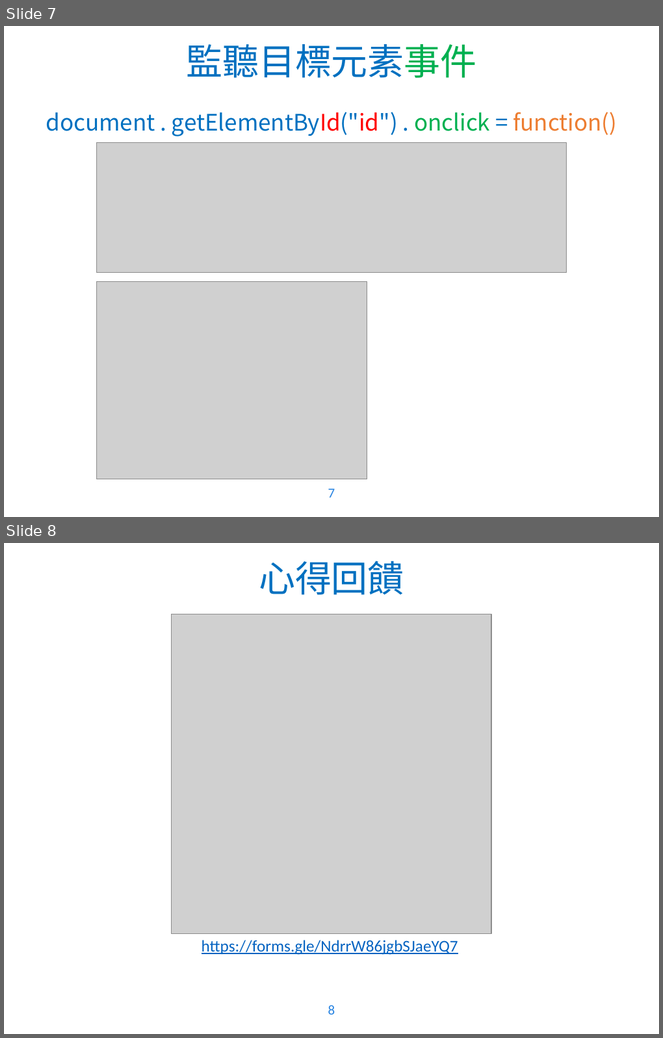
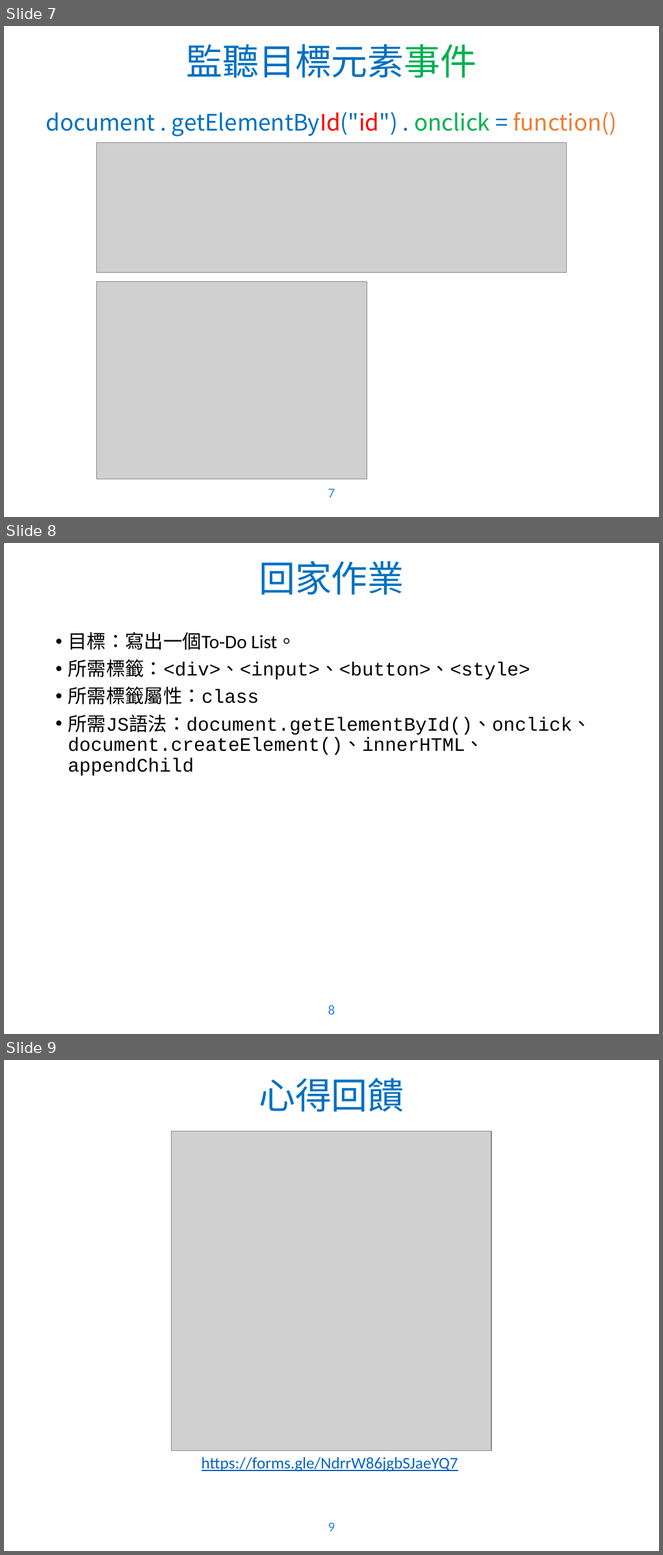
Before and after one commit to WaRTanKE7/WebClubData, a slide deck: 教學簡報/JavaScript - 2.pptx. Shown one above the other, each under a label of ours: slides 7 and 8 before the commit, slides 7, 8 and 9 after it. The pictures are 663x1038 and 663x1555 pixels, drawn with LibreOffice and Linux fonts; fonts in the diff are those of the drawing; grey boxes stand for pictures; background and template pictures are left out. Boxes give left, top, right and bottom in pixels: in the first picture for what was removed or moved away, otherwise in the second. Text is boxed around its words. In the diff, an @@ line names an element or a change of style, - is before the commit and + after.

Commit message:
ppt update

```diff
--- a/教學簡報/JavaScript - 2.pptx
+++ b/教學簡報/JavaScript - 2.pptx
@@ slide 8 added at [4,543,659,1034], background picture (left out); not listed: 1 template element that a slide beside it also shows @@
@@ title added at [259,561,404,595], 40 pt, text #0070C0 @@
+回家作業
@@ text added at [68,632,592,776], 21 pt, text #000000 @@
+• 目標：寫出一個To-Do List。
+• 所需標籤：<div>、<input>、<button>、<style>
+• 所需標籤屬性：class
+• 所需JS語法：document.getElementById()、onclick、 document.createElement()、innerHTML、appendChild
@@ what was slide 8 is now slide 9 @@
@@ page number at [328,1523,336,1532]: text changed @@
-8
+9
```
